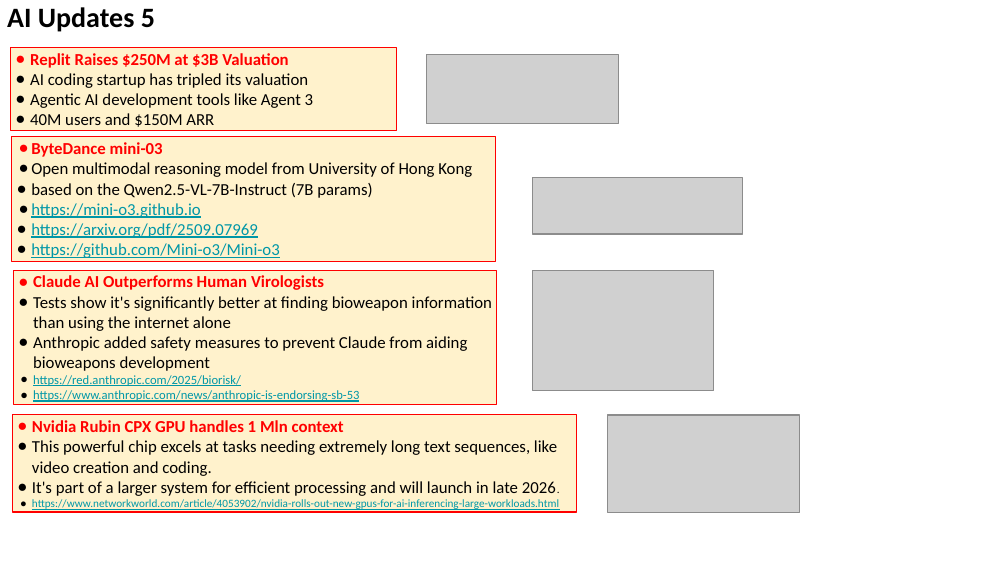
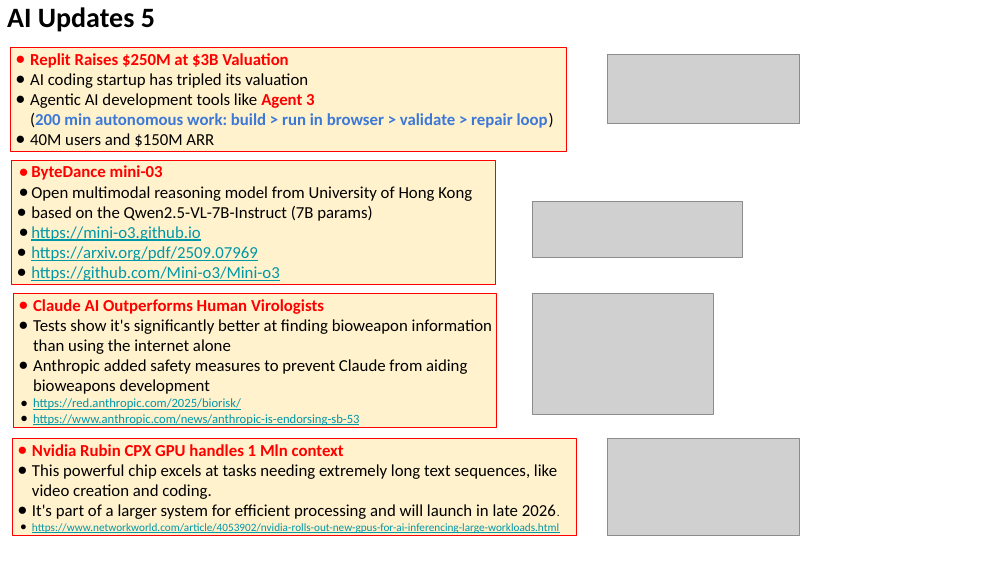
Before and after one commit to lselector/seminar, a slide deck: slide 11 of 2025/2025-09-12-AI-Updates.pptx (slide 10 before the commit). Drawn at 1008x567 pixels with LibreOffice and Linux fonts; fonts in the diff are those of the drawing; grey boxes stand for pictures. Boxes give left, top, right and bottom in pixels: in the first picture for what was removed or moved away, otherwise in the second. Text is boxed around its words. In the diff, an @@ line names an element or a change of style, - is before the commit and + after.

```diff
--- a/2025/2025-09-12-AI-Updates.pptx
+++ b/2025/2025-09-12-AI-Updates.pptx
@@ rectangle "Replit Raises $250M at $3B ...": place and size @@
-rectangle "Replit Raises $250M at $3B ..." at bbox=[10, 47, 396, 131]
+rectangle "Replit Raises $250M at $3B ..." at bbox=[10, 47, 566, 151]
@@ picture: place and size @@
-picture at bbox=[426, 54, 618, 124]
+picture at bbox=[608, 54, 799, 124]
@@ text in rectangle at bbox=[30, 93, 554, 128]: text changed; text colour #000000 to #3C78D8; bold on @@
-● Agentic AI development tools like Agent 3
+● Agentic AI development tools like Agent 3
+  (200 min autonomous work: build > run in browser > validate > repair loop)
@@ picture removed at bbox=[532, 177, 743, 234] @@
@@ picture added at bbox=[532, 201, 743, 257] @@
@@ 3 rectangles, 2 pictures: place and size @@
-3 rectangles, 2 pictures at bbox=[11, 137, 799, 513]
+3 rectangles, 2 pictures at bbox=[11, 160, 799, 536]
```
Also in this commit, not shown: 10 other slides changed, 1 slide added.
